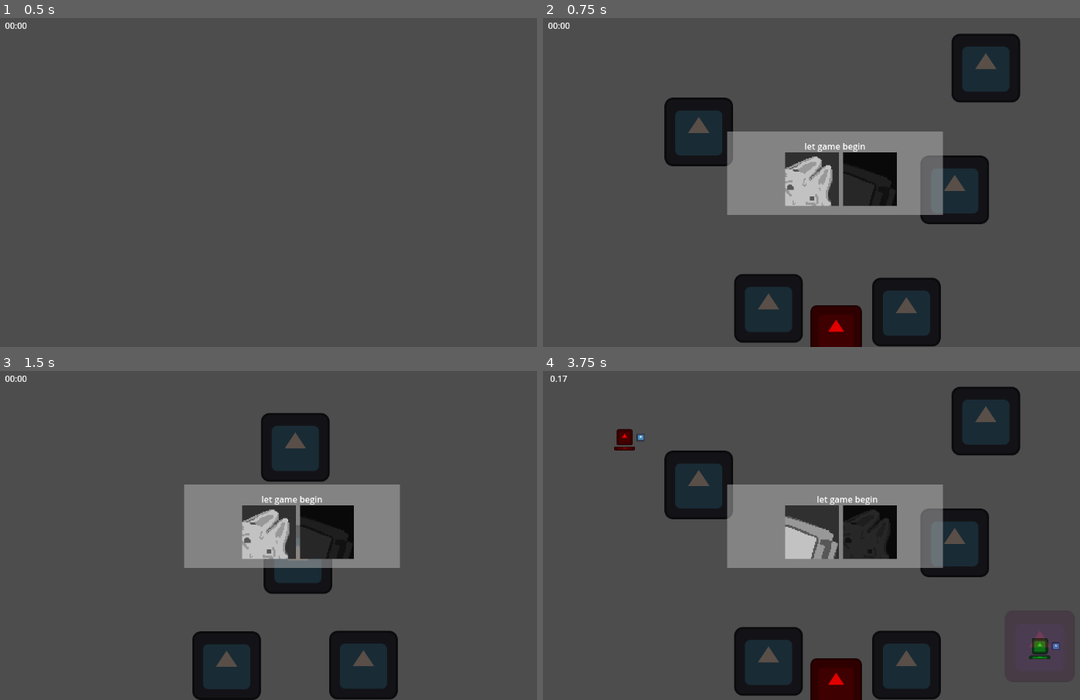
Above: before the commit, frames 1-4 (two rows, left to right).
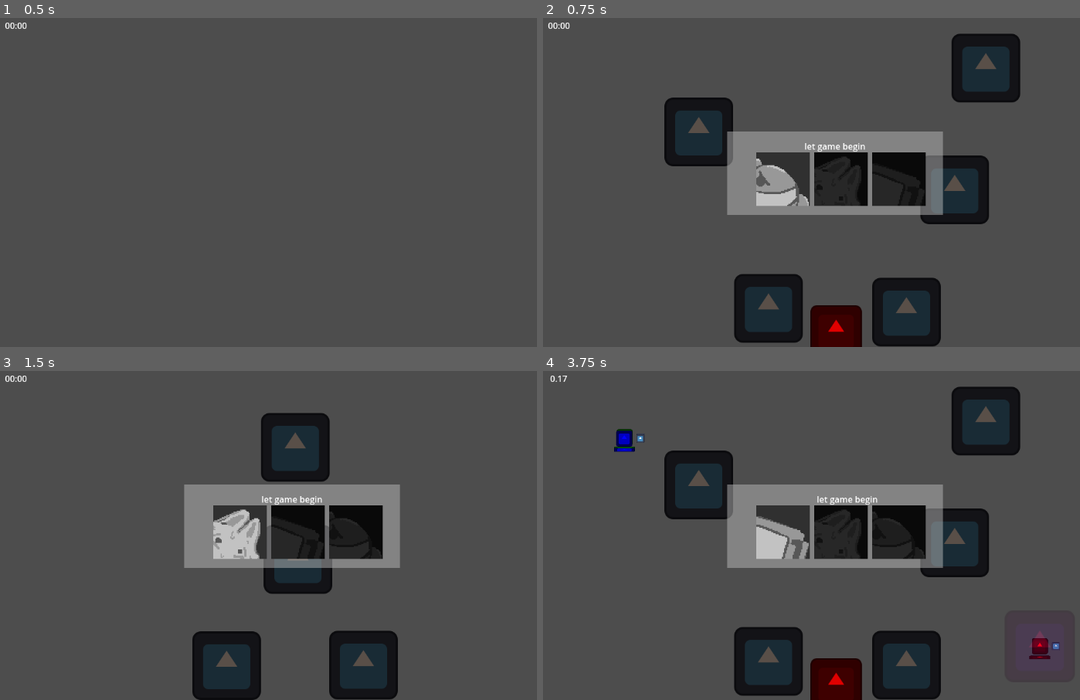
Above: after the commit, the same moments.

Repository: StickyBeacon/chasebox
Game: Godot game, scene res://spaces/arena.tscn
The game is run twice, just before and just after one commit, with the same random seed, the same clock (stepped at 60 frames per second) and the same inputs. The engine's default icon, where the game draws it, is replaced by a stand-in: a white triangle on a blue panel in a dark square.
Inputs:
- Up to frame 1 (0.5 s): no input
- Up to frame 2 (0.75 s): tap Enter at 0.5 s; hold Tab (ui_focus_next) from 0.53 s (still down)
- Up to frame 3 (1.5 s): tap Space at 1.25 s; release Tab (ui_focus_next) at 1.28 s; tap Tab (ui_focus_next) at 1.35 s
- Up to frame 4 (3.75 s): hold Tab (ui_focus_next) 2.03-2.78 s; tap Tab (ui_focus_next) at 2.85 s; hold Tab (ui_focus_next) from 3.53 s (still down)

Frame 1 is identical in both runs. In frame 2, 3.0% of the frame differs, in the area x 39-72%, y 40-58%; in frame 3, 3.2%; in frame 4, 3.8%, in the area x 13-95%, y 17-88%.

Commit message:
MultiplayerFix

Diff:
--- a/managers/round_manager.gd
+++ b/managers/round_manager.gd
@@ -3,7 +3,7 @@
 
 var _turn_count:int = 0
 var _round_count:int = 0
-var _max_round_count :int= 1
+var _max_round_count :int= 2
 var _turn_order = []
 # de spelers die gekozen worden, worden hierin toegevoegd. standaard op 1 en 2
 var _chosen_players = []
@@ -14,7 +14,7 @@
 
 func _input(event: InputEvent) -> void: #TODO temporary match start shortcut
 	if event.is_action_pressed("ui_focus_next"):
-		_chosen_players = [1,2]
+		_chosen_players = [1,2,3]
 		for id in _chosen_players:
 			%PlayerManager.add_player(id)
 		start_game()
--- a/player/player.gd
+++ b/player/player.gd
@@ -65,3 +65,4 @@
 	# spawn wa particle effects die ze nalaten
 	print("%s: dies" % name)
 	player_died.emit(player_id)
+	enabled = false
--- a/project.godot
+++ b/project.godot
@@ -82,6 +82,66 @@
 "events": [Object(InputEventKey,"resource_local_to_scene":false,"resource_name":"","device":-1,"window_id":0,"alt_press …(195 unchanged characters)…
 ]
 }
+jump3={
+"deadzone": 0.5,
+"events": [Object(InputEventKey,"resource_local_to_scene":false,"resource_name":"","device":-1,"window_id":0,"alt_pressed":false,"shift_pressed":false,"ctrl_pressed":false,"meta_pressed":false,"pressed":false,"keycode":0,"physical_keycode":78,"key_label":0,"unicode":110,"location":0,"echo":false,"script":null)
+]
+}
+shoot3={
+"deadzone": 0.5,
+"events": [Object(InputEventKey,"resource_local_to_scene":false,"resource_name":"","device":-1,"window_id":0,"alt_pressed":false,"shift_pressed":false,"ctrl_pressed":false,"meta_pressed":false,"pressed":false,"keycode":0,"physical_keycode":67,"key_label":0,"unicode":99,"location":0,"echo":false,"script":null)
+]
+}
+left3={
+"deadzone": 0.5,
+"events": [Object(InputEventKey,"resource_local_to_scene":false,"resource_name":"","device":-1,"window_id":0,"alt_pressed":false,"shift_pressed":false,"ctrl_pressed":false,"meta_pressed":false,"pressed":false,"keycode":0,"physical_keycode":70,"key_label":0,"unicode":102,"location":0,"echo":false,"script":null)
+]
+}
+right3={
+"deadzone": 0.5,
+"events": [Object(InputEventKey,"resource_local_to_scene":false,"resource_name":"","device":-1,"window_id":0,"alt_pressed":false,"shift_pressed":false,"ctrl_pressed":false,"meta_pressed":false,"pressed":false,"keycode":0,"physical_keycode":72,"key_label":0,"unicode":104,"location":0,"echo":false,"script":null)
+]
+}
+up3={
+"deadzone": 0.5,
+"events": [Object(InputEventKey,"resource_local_to_scene":false,"resource_name":"","device":-1,"window_id":0,"alt_pressed":false,"shift_pressed":false,"ctrl_pressed":false,"meta_pressed":false,"pressed":false,"keycode":0,"physical_keycode":84,"key_label":0,"unicode":116,"location":0,"echo":false,"script":null)
+]
+}
+down3={
+"deadzone": 0.5,
+"events": [Object(InputEventKey,"resource_local_to_scene":false,"resource_name":"","device":-1,"window_id":0,"alt_pressed":false,"shift_pressed":false,"ctrl_pressed":false,"meta_pressed":false,"pressed":false,"keycode":0,"physical_keycode":71,"key_label":0,"unicode":103,"location":0,"echo":false,"script":null)
+]
+}
+jump4={
+"deadzone": 0.5,
+"events": [Object(InputEventKey,"resource_local_to_scene":false,"resource_name":"","device":-1,"window_id":0,"alt_pressed":false,"shift_pressed":false,"ctrl_pressed":false,"meta_pressed":false,"pressed":false,"keycode":0,"physical_keycode":47,"key_label":0,"unicode":47,"location":0,"echo":false,"script":null)
+]
+}
+shoot4={
+"deadzone": 0.5,
+"events": [Object(InputEventKey,"resource_local_to_scene":false,"resource_name":"","device":-1,"window_id":0,"alt_pressed":false,"shift_pressed":false,"ctrl_pressed":false,"meta_pressed":false,"pressed":false,"keycode":0,"physical_keycode":77,"key_label":0,"unicode":109,"location":0,"echo":false,"script":null)
+]
+}
+left4={
+"deadzone": 0.5,
+"events": [Object(InputEventKey,"resource_local_to_scene":false,"resource_name":"","device":-1,"window_id":0,"alt_pressed":false,"shift_pressed":false,"ctrl_pressed":false,"meta_pressed":false,"pressed":false,"keycode":0,"physical_keycode":75,"key_label":0,"unicode":107,"location":0,"echo":false,"script":null)
+]
+}
+right4={
+"deadzone": 0.5,
+"events": [Object(InputEventKey,"resource_local_to_scene":false,"resource_name":"","device":-1,"window_id":0,"alt_pressed":false,"shift_pressed":false,"ctrl_pressed":false,"meta_pressed":false,"pressed":false,"keycode":0,"physical_keycode":59,"key_label":0,"unicode":59,"location":0,"echo":false,"script":null)
+]
+}
+up4={
+"deadzone": 0.5,
+"events": [Object(InputEventKey,"resource_local_to_scene":false,"resource_name":"","device":-1,"window_id":0,"alt_pressed":false,"shift_pressed":false,"ctrl_pressed":false,"meta_pressed":false,"pressed":false,"keycode":0,"physical_keycode":79,"key_label":0,"unicode":111,"location":0,"echo":false,"script":null)
+]
+}
+down4={
+"deadzone": 0.5,
+"events": [Object(InputEventKey,"resource_local_to_scene":false,"resource_name":"","device":-1,"window_id":0,"alt_pressed":false,"shift_pressed":false,"ctrl_pressed":false,"meta_pressed":false,"pressed":false,"keycode":0,"physical_keycode":76,"key_label":0,"unicode":108,"location":0,"echo":false,"script":null)
+]
+}
 
 [layer_names]
 
